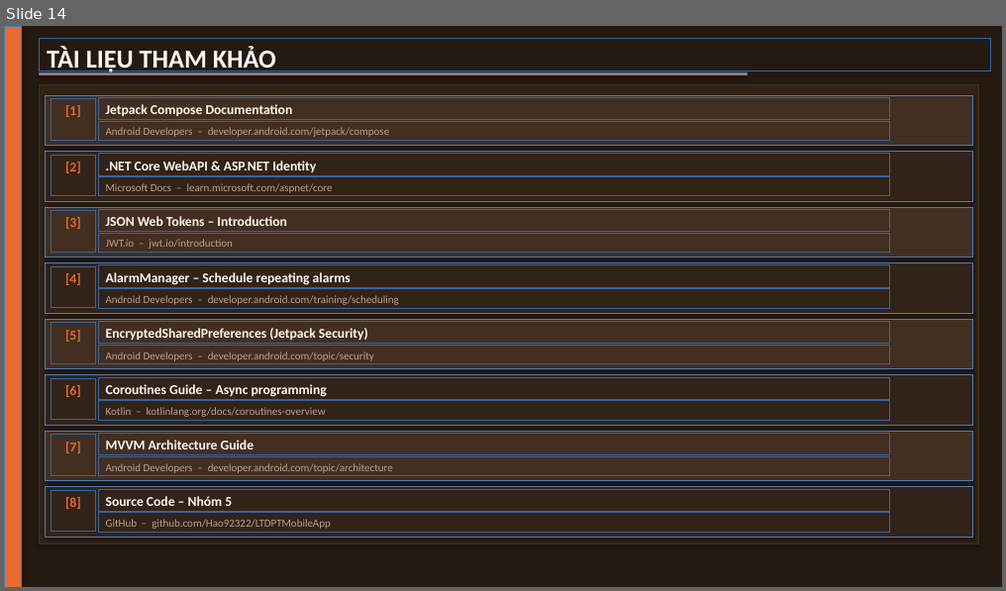
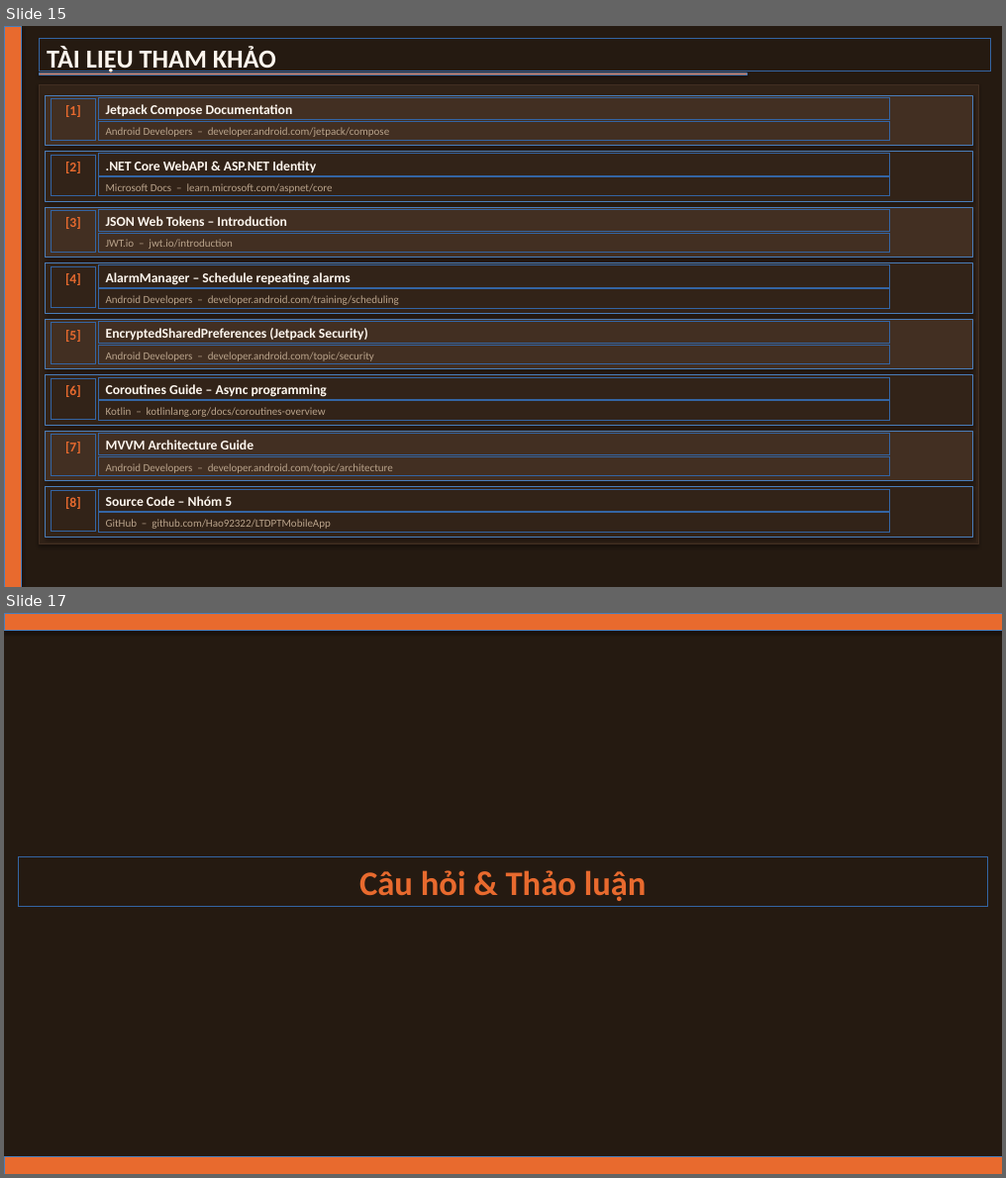
Before and after one commit to Hao92322/LTDPTMobileApp, a slide deck: BaoCao_NhomChanLinhNguLam.pptx. Shown one above the other, each under a label of ours: slide 14 before the commit, slides 15 and 17 after it; the slides between them are not shown. The pictures are 1006x591 and 1006x1178 pixels, drawn with LibreOffice and Linux fonts; fonts in the diff are those of the drawing. Boxes give left, top, right and bottom in pixels: in the first picture for what was removed or moved away, otherwise in the second. Text is boxed around its words. In the diff, an @@ line names an element or a change of style, - is before the commit and + after.

```diff
--- a/BaoCao_NhomChanLinhNguLam.pptx
+++ b/BaoCao_NhomChanLinhNguLam.pptx
@@ slide 17 added at [4, 613, 1002, 1174], background #251A11 @@
@@ rectangle added at [4, 613, 1001, 631], fill #E86A2E @@
@@ text added at [359, 870, 647, 901], 33 pt, text #E86A2E, bold @@
+Câu hỏi & Thảo luận
@@ rectangle added at [4, 1157, 1001, 1174], fill #E86A2E @@
@@ what was slide 14 is now slide 15 @@
```
Also in this commit, not shown: 4 slides changed, 1 other slide added.
